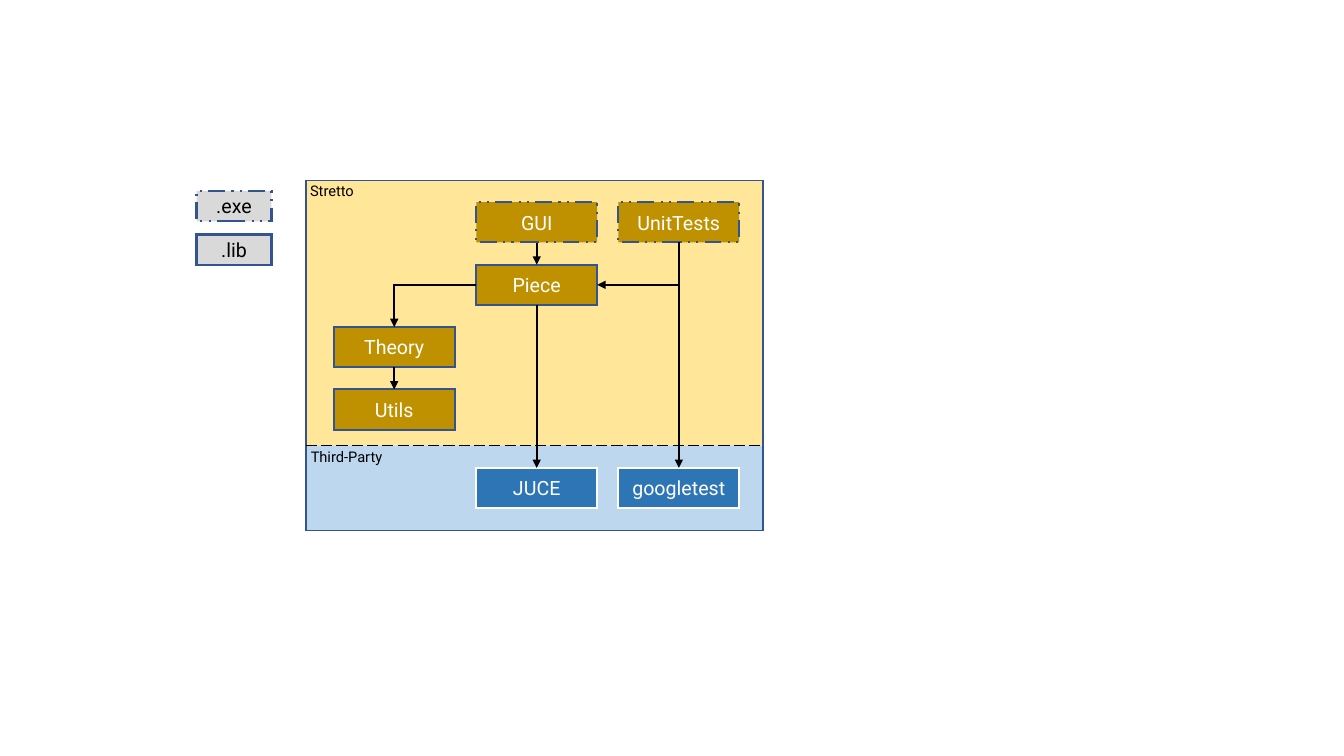
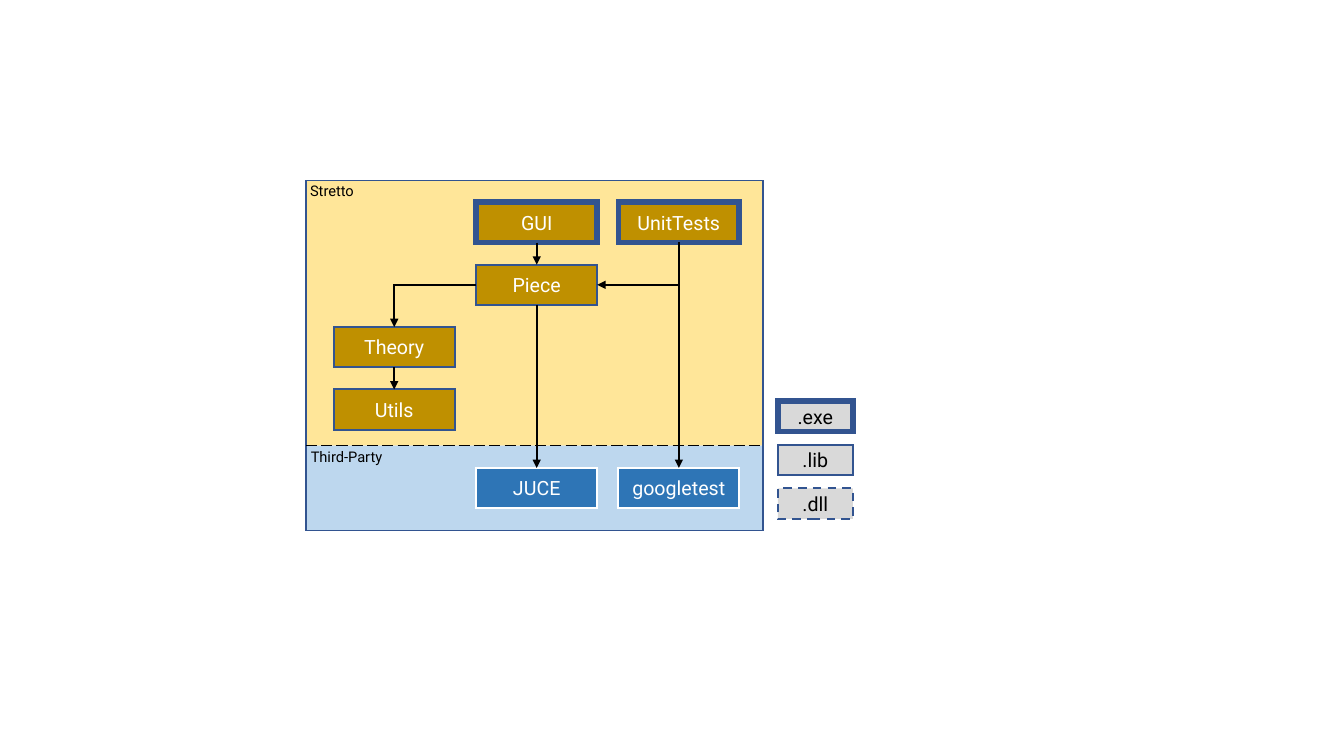
Before and after one commit to FXGuild/Stretto, a slide deck: slide 1 of Wiki/Layering/Layering.pptx. Drawn at 1344x756 pixels with LibreOffice and Linux fonts; fonts in the diff are those of the drawing. Boxes give left, top, right and bottom in pixels: in the first picture for what was removed or moved away, otherwise in the second. Text is boxed around its words. In the diff, an @@ line names an element or a change of style, - is before the commit and + after.

```diff
--- a/Wiki/Layering/Layering.pptx
+++ b/Wiki/Layering/Layering.pptx
@@ outline #325491 1.5 pt dashed to #325491 4 pt in 3 elements at (x1=477, y1=203, x2=598, y2=243), (x1=618, y1=203, x2=739, y2=243), (x1=778, y1=401, x2=853, y2=432) @@
@@ rectangle ".exe" moved from (x1=197, y1=191, x2=271, y2=221) to (x1=778, y1=401, x2=853, y2=432) @@
@@ rectangle ".lib" moved from (x1=197, y1=235, x2=271, y2=265) to (x1=778, y1=445, x2=853, y2=475) @@
@@ rectangle added at (x1=778, y1=489, x2=853, y2=519), fill #D9D9D9, outline #325491 1.5 pt dashed, 14 pt, text #000000 @@
+.dll
```
Also in this commit, not shown: 2 other slides changed, 1 slide added, 7 other files.
